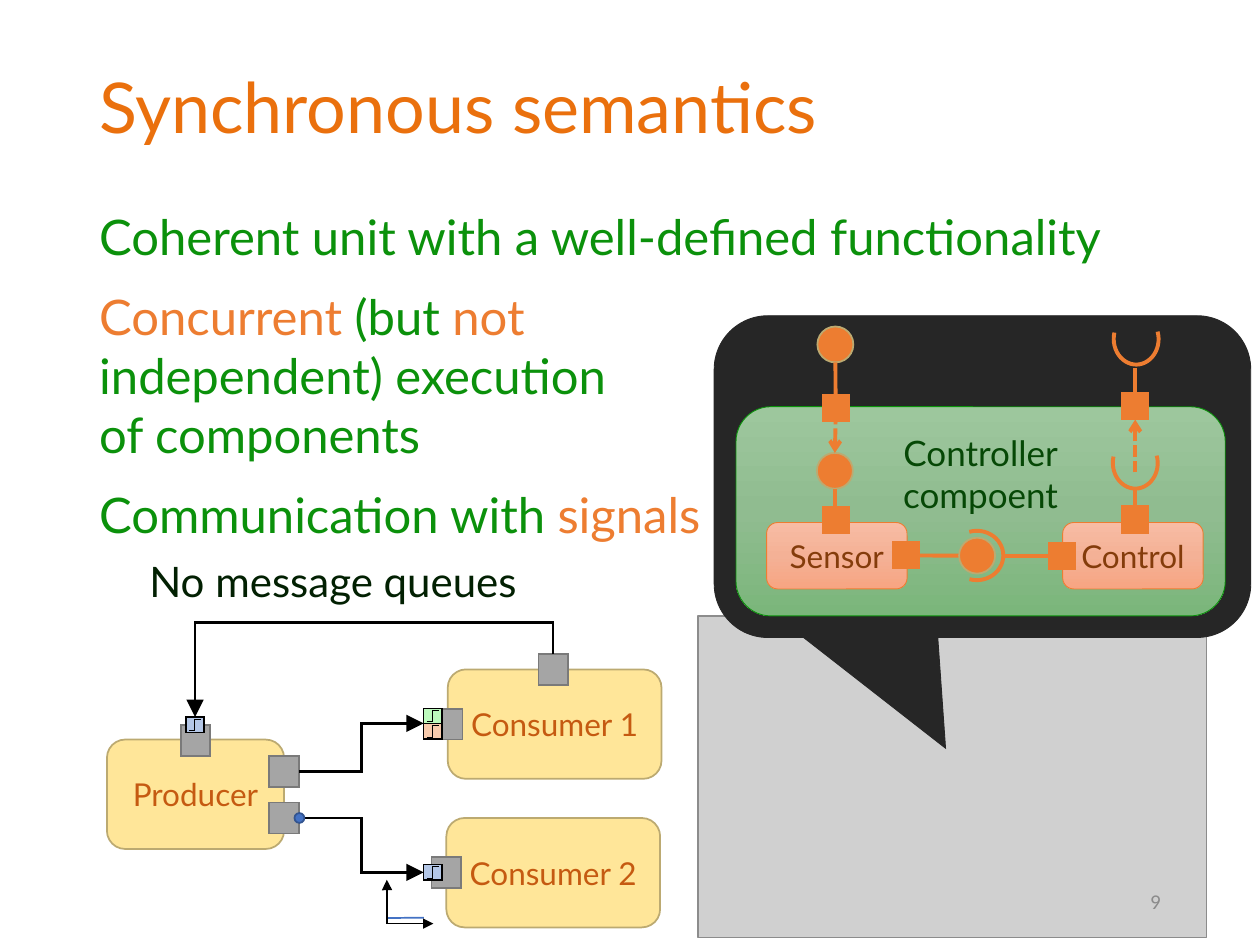
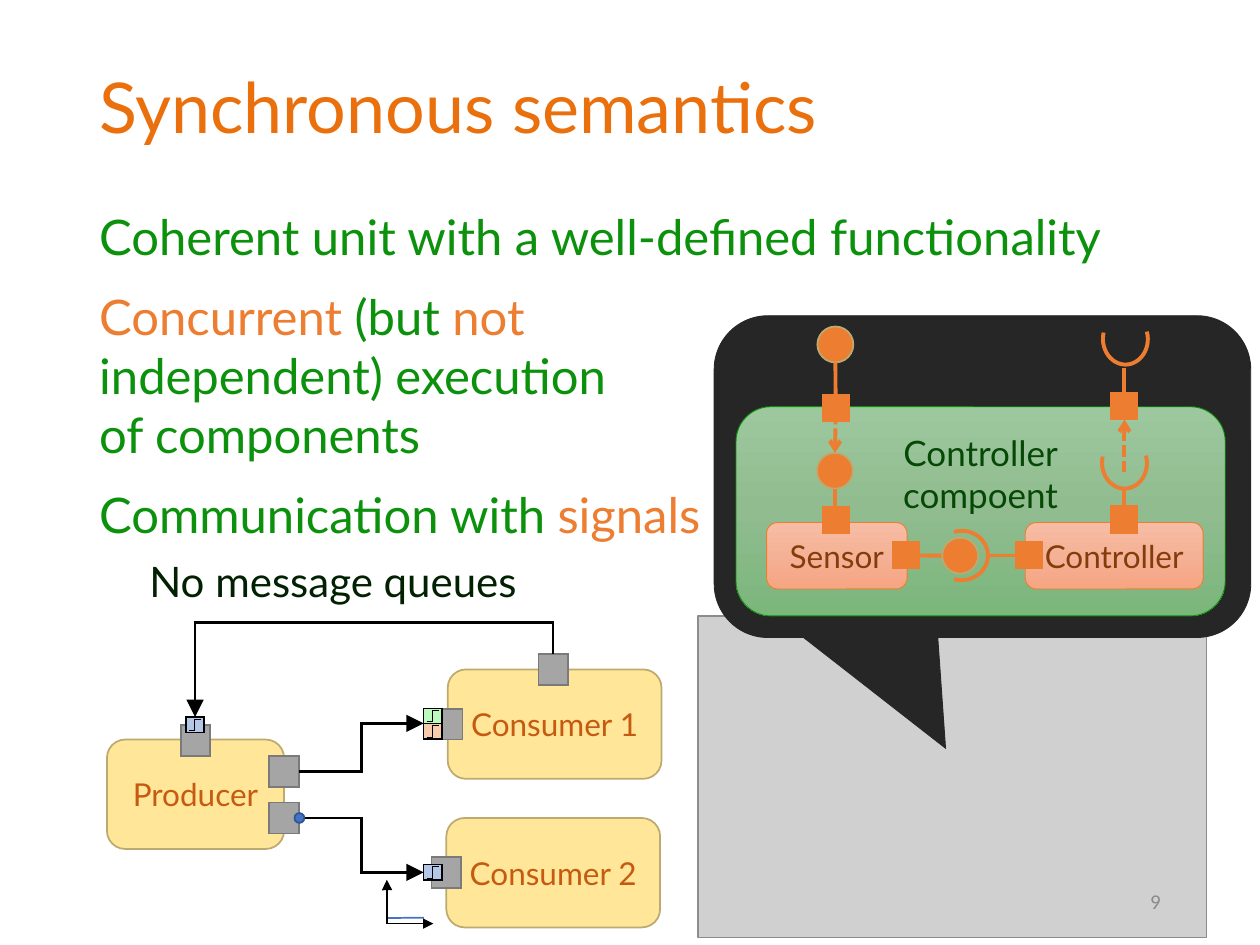
Before and after one commit to grbeni/minisymp2018, a slide deck: slide 9 of presentation/gb_mv_gamma.pptx. Drawn at 1260x945 pixels with LibreOffice and Linux fonts; fonts in the diff are those of the drawing; grey boxes stand for pictures; background and template pictures are left out. Boxes give left, top, right and bottom in pixels: in the first picture for what was removed or moved away, otherwise in the second. Text is boxed around its words. In the diff, an @@ line names an element or a change of style, - is before the commit and + after.

```diff
--- a/presentation/gb_mv_gamma.pptx
+++ b/presentation/gb_mv_gamma.pptx
@@ 2 rectangles, 2 arc (boxed as its full ellipse)s, 2 lines, 1 arrow: place and size @@
-2 rectangles, 2 arc (boxed as its full ellipse)s, 2 lines, 1 arrow at [1113,313,1159,533]
+2 rectangles, 2 arc (boxed as its full ellipse)s, 2 lines, 1 arrow at [1101,313,1149,533]
@@ arc (boxed as its full ellipse): place and size @@
-arc (boxed as its full ellipse) at [950,530,1003,580]
+arc (boxed as its full ellipse) at [935,530,988,580]
@@ ellipse: place and size @@
-ellipse at [959,538,995,575]
+ellipse at [942,538,979,575]
@@ rounded rectangle "Controller": place and size @@
-rounded rectangle "Controller" at [1062,523,1203,590]
+rounded rectangle "Controller" at [1026,523,1203,590]
@@ line moved from (920, 556) - (959, 556) to (920, 556) - (942, 556) @@
@@ line moved from (1003, 556) - (1048, 556) to (988, 556) - (1016, 556) @@
@@ rectangle: place and size @@
-rectangle at [1048,543,1075,570]
+rectangle at [1016,542,1042,568]
@@ text in rounded rectangle at [1045,545,1184,568]: text changed @@
-Control
+Controller
```
Also in this commit, not shown: 3 other slides changed.
